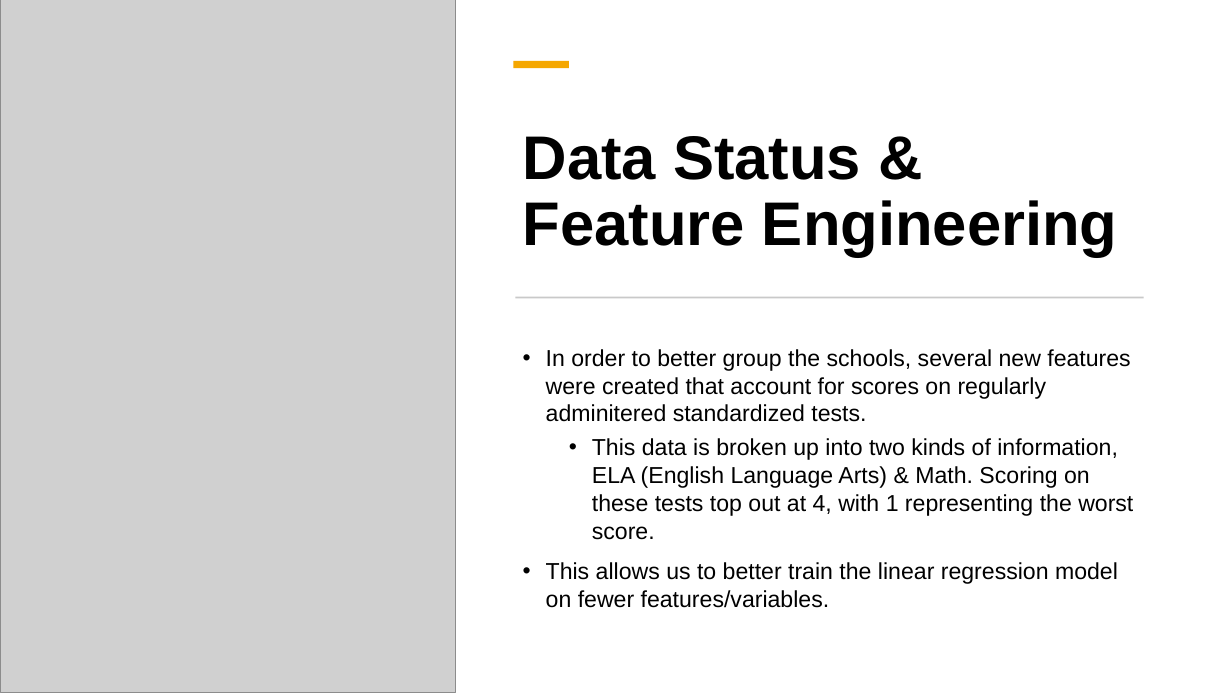
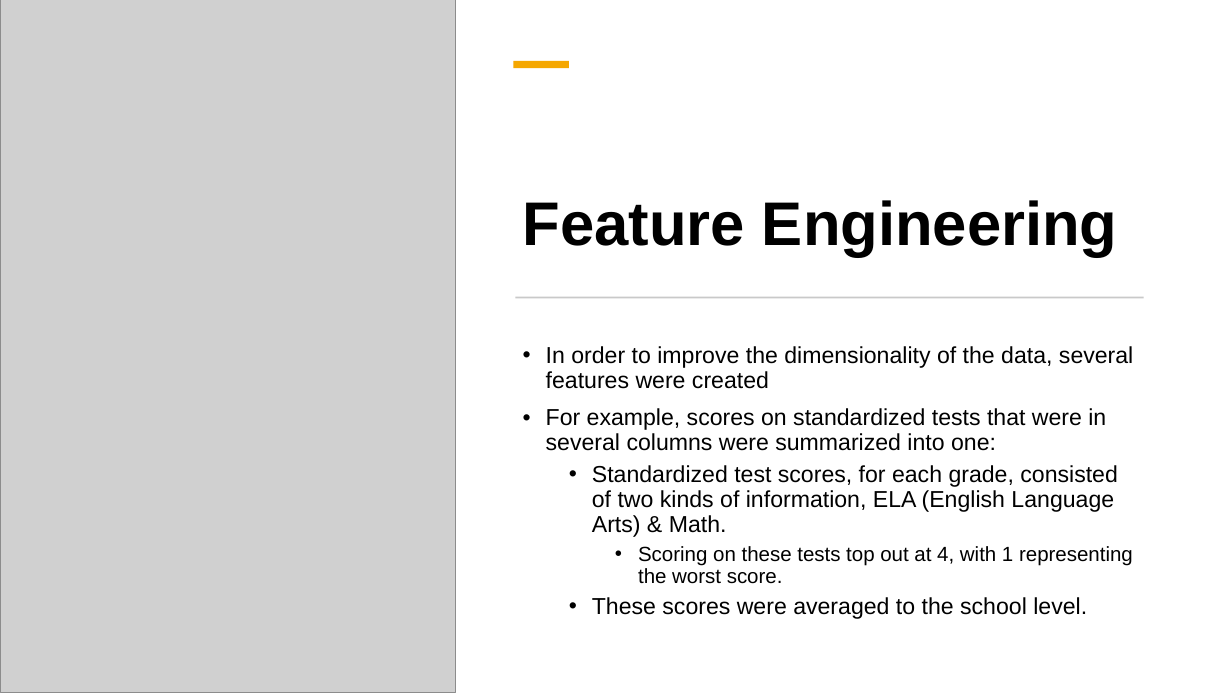
Before and after one commit to dj-m/CapstoneTwo, a slide deck: slide 5 of reports/submission/Capstone_Final_Presentation.pptx (slide 6 before the commit). Drawn at 1232x693 pixels with LibreOffice and Linux fonts; fonts in the diff are those of the drawing; grey boxes stand for pictures. Boxes give left, top, right and bottom in pixels: in the first picture for what was removed or moved away, otherwise in the second. Text is boxed around its words. In the diff, an @@ line names an element or a change of style, - is before the commit and + after.

Commit message:
Reformat language around findings

```diff
--- a/reports/submission/Capstone_Final_Presentation.pptx
+++ b/reports/submission/Capstone_Final_Presentation.pptx
@@ title at (523, 200, 1117, 257): text changed @@
-Data Status & Feature Engineering
+Feature Engineering
@@ text at (546, 346, 1133, 619): text changed @@
-• In order to better group the schools, several new features were created that account for scores on regularly adminitered standardized tests.
-  • This data is broken up into two kinds of information, ELA (English Language Arts) & Math. Scoring on these tests top out at 4, with 1 representing the worst score.
-• This allows us to better train the linear regression model on fewer features/variables.
+• In order to improve the dimensionality of the data, several features were created
+• For example, scores on standardized tests that were in several columns were summarized into one:
+  • Standardized test scores, for each grade, consisted of two kinds of information, ELA (English Language Arts) & Math.
+    • Scoring on these tests top out at 4, with 1 representing the worst score.
+  • These scores were averaged to the school level.
```
Also in this commit, not shown: 5 other slides changed, 1 slide removed.
